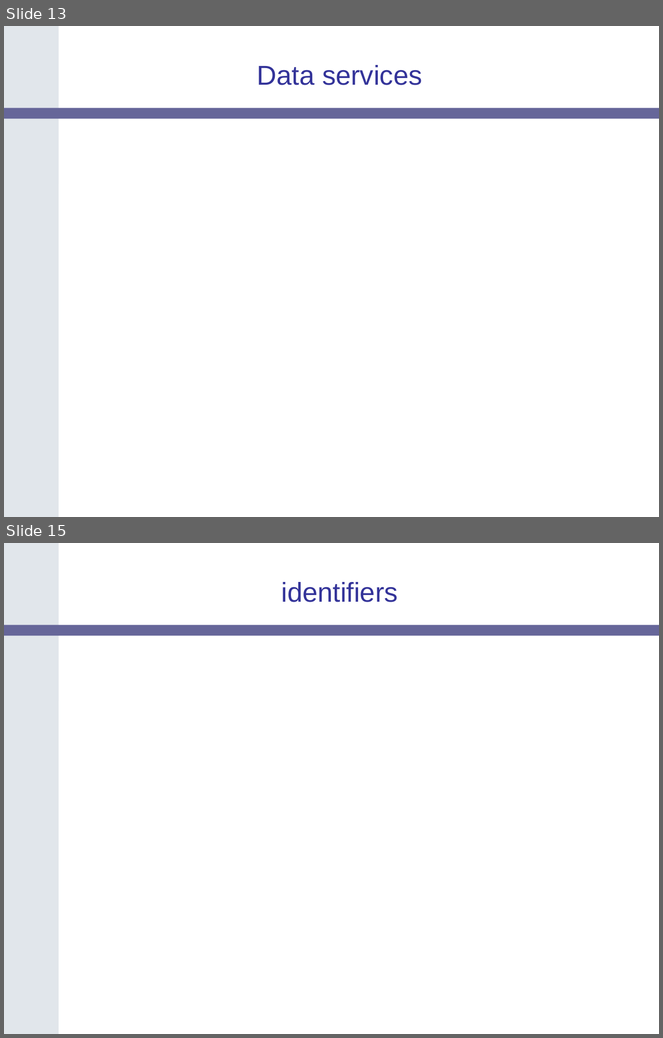
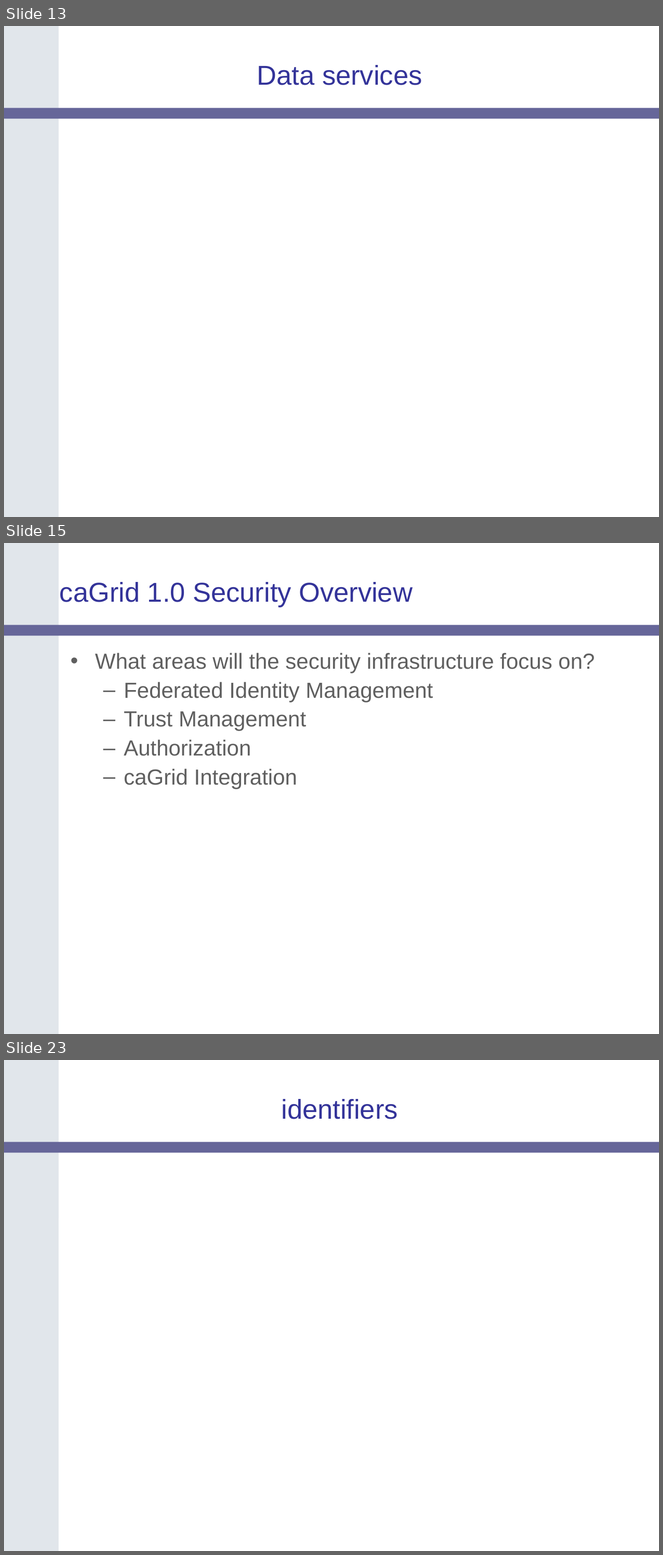
Before and after one commit to NCIP/cagrid-docs, a slide deck: presentations/200604_AnnualMeeting/caGrid-1.0-Architecture_caBIG-Annual-Meeting06.ppt. Shown one above the other, each under a label of ours: slides 13 and 15 before the commit, slides 13, 15 and 23 after it; the slides between them are not shown. The pictures are 663x1038 and 663x1555 pixels, drawn with LibreOffice and Linux fonts; fonts in the diff are those of the drawing; background and template pictures are left out. Boxes give left, top, right and bottom in pixels: in the first picture for what was removed or moved away, otherwise in the second. Text is boxed around its words. In the diff, an @@ line names an element or a change of style, - is before the commit and + after.

```diff
--- a/presentations/200604_AnnualMeeting/caGrid-1.0-Architecture_caBIG-Annual-Meeting06.ppt
+++ b/presentations/200604_AnnualMeeting/caGrid-1.0-Architecture_caBIG-Annual-Meeting06.ppt
@@ slide 15 added at <box>4,543,659,1034</box>, background #FFFFFF; not listed: 2 template elements that a slide beside it also shows @@
@@ title added at <box>60,582,413,607</box>, 30 pt, text #333399 @@
+caGrid 1.0 Security Overview
@@ text added at <box>95,653,595,789</box>, 24 pt, text #5F5F5F @@
+• What areas will the security infrastructure focus on?
+  – Federated Identity Management
+  – Trust Management
+  – Authorization
+  – caGrid Integration
@@ what was slide 15 is now slide 23 @@
```
Also in this commit, not shown: 1 slide changed, 8 other slides added, 1 slide removed.
